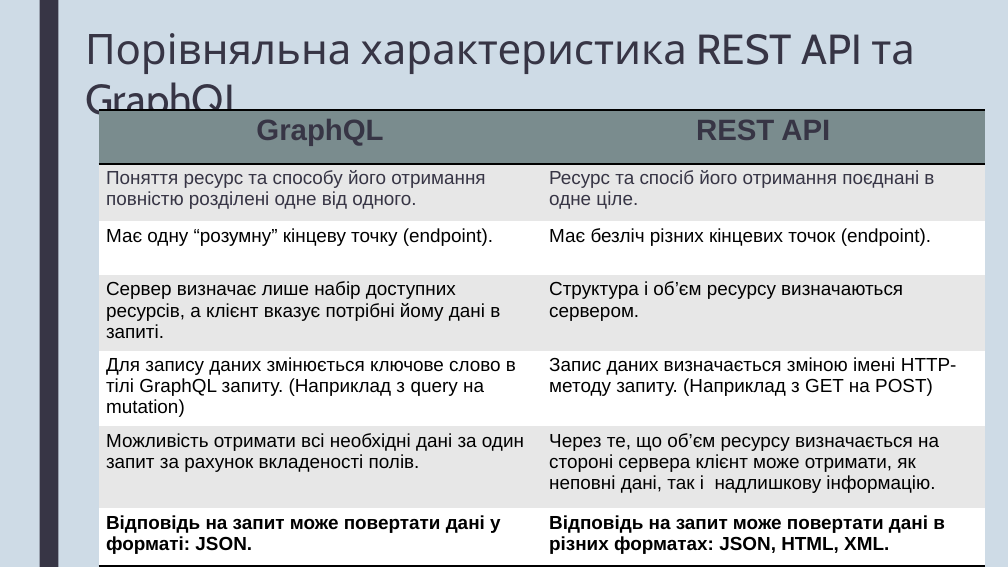
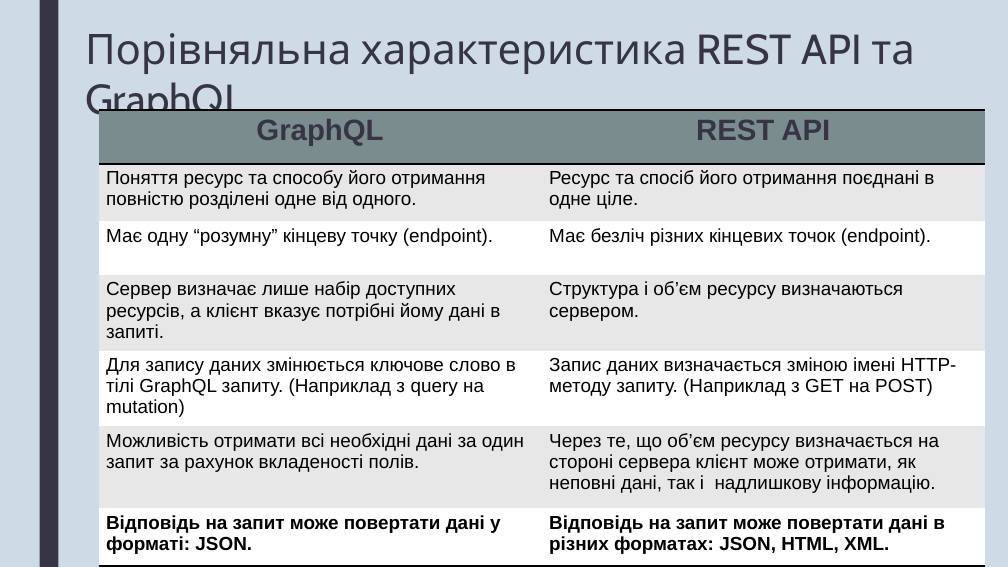
Before and after one commit to AndrewZabur/REST-vs-GraphQL, a slide deck: slide 7 of RESTvsGraphQL.pptx. Drawn at 1008x567 pixels with LibreOffice and Linux fonts; fonts in the diff are those of the drawing. Boxes give left, top, right and bottom in pixels: in the first picture for what was removed or moved away, otherwise in the second. Text is boxed around its words. In the diff, an @@ line names an element or a change of style, - is before the commit and + after.

```diff
--- a/RESTvsGraphQL.pptx
+++ b/RESTvsGraphQL.pptx
@@ table at bbox=[98, 110, 985, 558] @@
@@ text colour #373545 to #000000 in "Поняття ресурс та способу його отримання повністю ...", "Ресурс та спосіб його отримання поєднані в ..." @@
```
Also in this commit, not shown: 7 other files.
